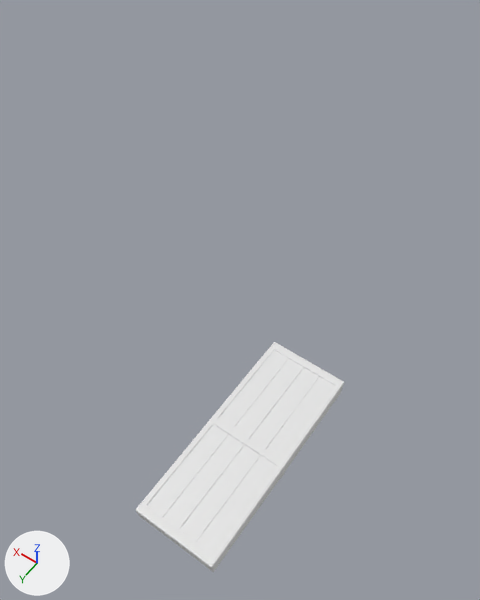
The Blender file obj_chest_AshAllen_01.blend as it was, and as the next commit left it.
One viewpoint serves both versions: a camera (50 mm lens) standing at (-14.5, 21.3, 53.3) and looking at (5.9, -7.2, 8.5). Lighting does not change. The marker at lower left points along +X, +Y and +Z. The picture after the commit comes second.

The first picture shows 'Body.001', 'Lid.001'.
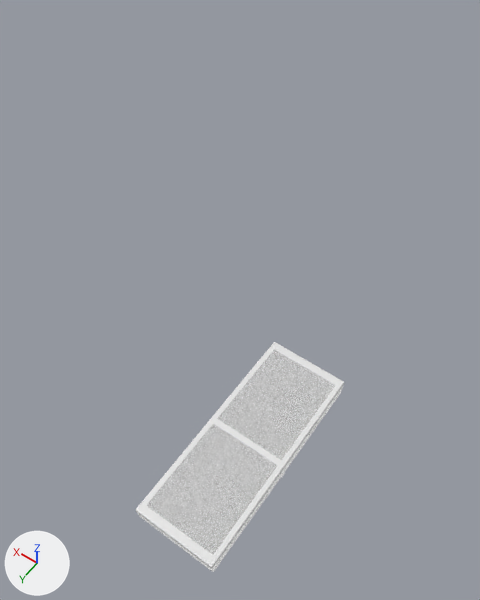
Where the newer file only moved an object's origin or applied its transform, the numbers keep the older frame.

What changed in the scene script:
```text
Add mat_wood_plank:
    mat_wood_plank = bpy.data.materials.new('Wood Plank')
    # nodes: Mapping, OutputMaterial, TexCoord, TexNoise, TexVoronoi
Add mat_material:
    mat_material = principled_material('Material')
    mat_material.base_color = (0.8, 0.8, 0.8)  # white #e7e7e7
    mat_material.roughness = 0.4
Change me_cube_005:
    where me_cube_005.from_pydata(...)  # 496 vertices, 444 faces; spans x -5.6..29.0, y -24.6..10.1, z 0.4..32.8
    used by ob_lid_001; location = (0.0, 0.0, -0.1); scale = (0.696, 1.0, 0.626)
    me_cube_005 part 1: 40 of the faces centred in x -3.7..3.7, y -7.0..6.9, z 1.0 switch from no material to mat_wood_plank
    add me_cube_005.materials.append(mat_material)  # white #e7e7e7
Change me_cube_001:
    used by ob_body_001; location = (0.0, 0.0, -0.1); scale = (0.696, 1.0, 0.626)
    remove me_cube_001.from_pydata(...)  # 355 vertices, 285 faces, 10 loose edges; spans x -5.6..5.5, y -9.9..10.1, z -2.1..0.6
    add me_cube_001.from_pydata(...)  # 1276 vertices, 1140 faces, 34 loose edges; spans x -3.9..3.9, y -10.1..10.1, z -1.4..0.3
    me_cube_001 part 2: a new loose piece of 911 vertices spanning x -3.9..3.9, y -10.1..10.1, z -1.4..0.3, in mat_wood_plank
    me_cube_001 part 3: 343 vertices removed from x -5.6..5.5, y 0.0..10.1, z -2.1..0.6; 58 vertices added at x -3.8..3.8, y 9.9, z -1.3..0.3
    other edits to the shape of me_cube_001 do not show in these pictures
    add me_cube_001.materials.append(mat_wood_plank)
Change ob_body_001:
    ob_body_001.scale: (0.696, 1.0, 0.626) -> (1.0, 1.0, 1.0)
```

Location of each change, [x1, y1, x2, y2] in pixels of the pictures (480 x 600 px):
'Body.001', rescaled, recoloured: [138, 386, 343, 572] in both
part 1 of me_cube_005, recoloured: [147, 350, 335, 555] in both
part 2 of me_cube_001, added: after [138, 386, 343, 572]
part 3 of me_cube_001, reshaped: before [138, 386, 343, 572]
